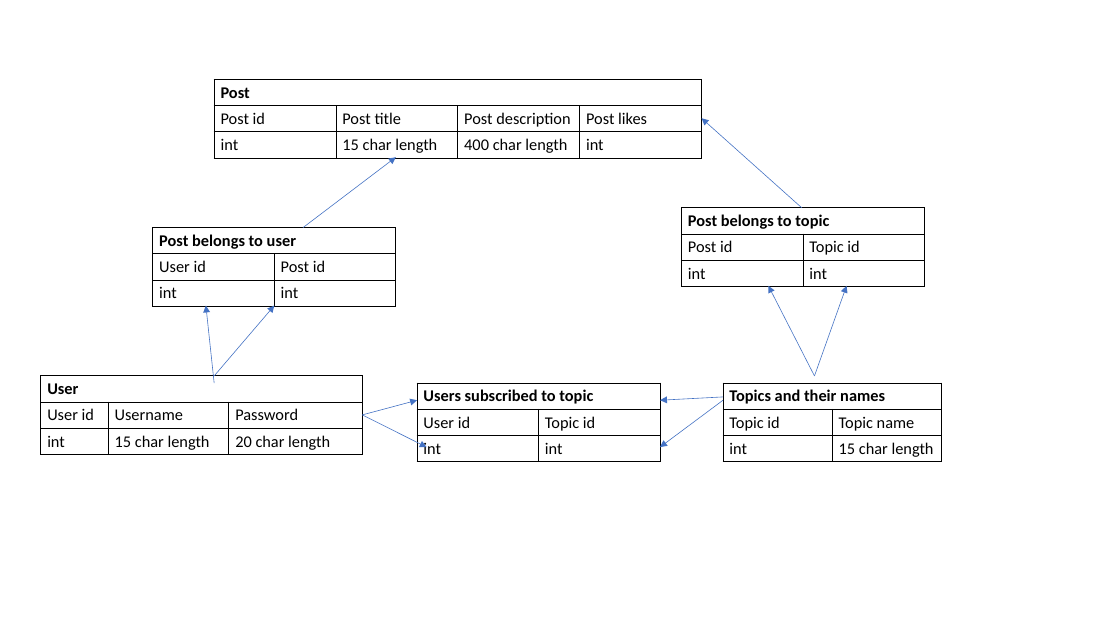
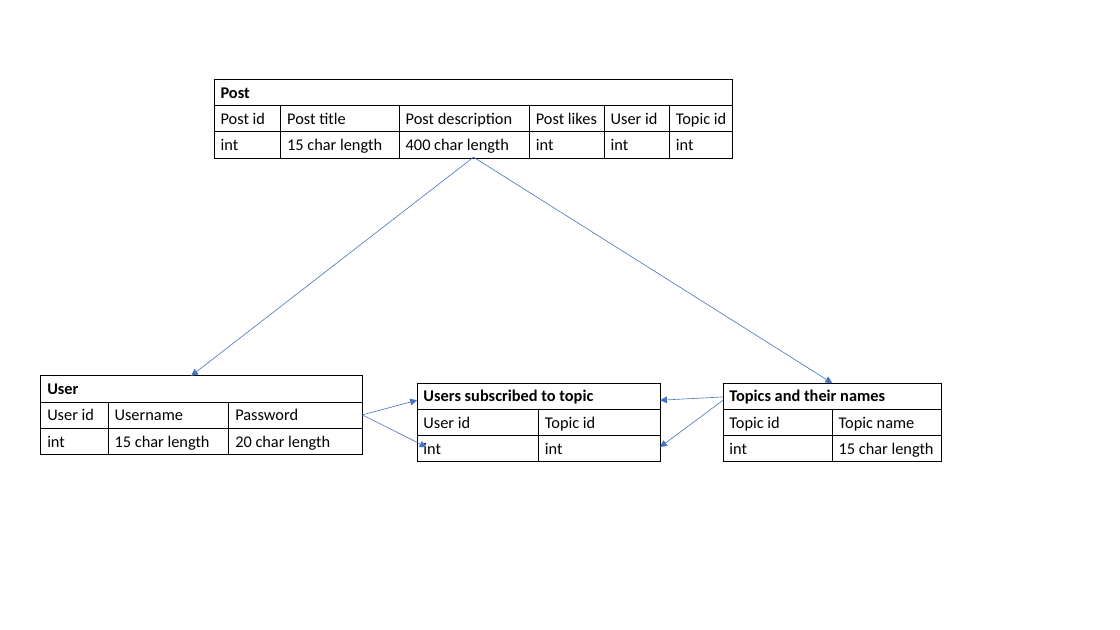
Before and after one commit to AethernetX/forum-page-tamnet-, a slide deck: slide 2 of database.pptx. Drawn at 1120x630 pixels with LibreOffice and Linux fonts; fonts in the diff are those of the drawing. Boxes give left, top, right and bottom in pixels: in the first picture for what was removed or moved away, otherwise in the second. Text is boxed around its words. In the diff, an @@ line names an element or a change of style, - is before the commit and + after.

```diff
--- a/database.pptx
+++ b/database.pptx
@@ table at box(214, 79, 732, 157) @@
+column 5:  | User id | int
+column 6:  | Topic id | int
@@ table: place and size @@
-table at box(214, 79, 702, 157)
+table at box(214, 79, 732, 157)
@@ arrow removed from (802, 208) to (702, 118) @@
@@ arrow moved from (303, 228) - (396, 157) to (474, 157) - (191, 376) @@
@@ arrow added from (474, 157) to (833, 383), #4472C4 0.5 pt @@
@@ table removed at box(681, 208, 925, 286), 3 rows, 2 columns @@
-Post belongs to topic | 
-Post id | Topic id
-int | int
@@ table removed at box(153, 228, 397, 306), 3 rows, 2 columns @@
-Post belongs to user | 
-User id | Post id
-int | int
@@ arrow removed from (815, 376) to (769, 286) @@
@@ arrow removed from (815, 376) to (847, 286) @@
@@ arrow removed from (214, 383) to (206, 306) @@
@@ arrow removed from (214, 376) to (275, 306) @@
```
Also in this commit, not shown: 5 other files.
